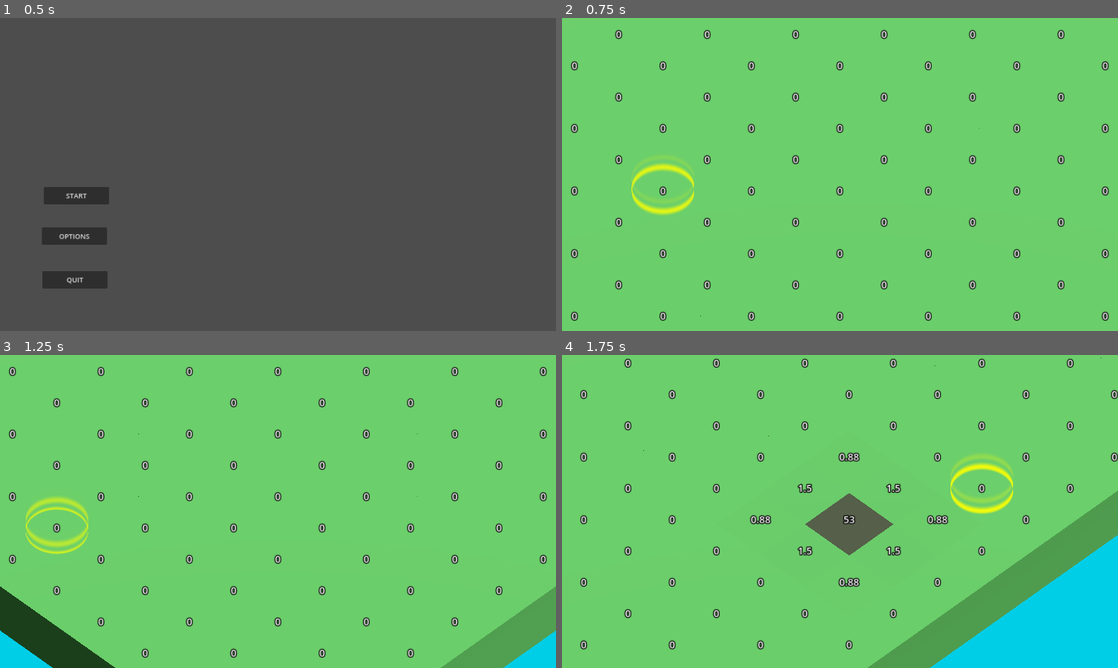
Above: before the commit, frames 1-4 (two rows, left to right).
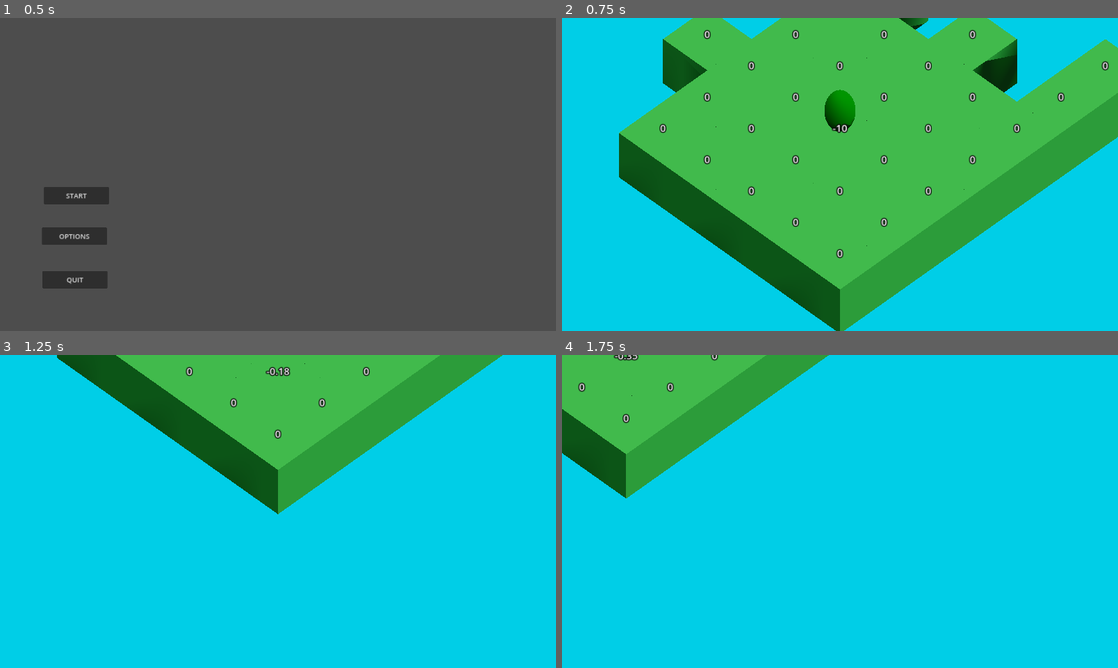
Above: after the commit, the same moments.

Repository: cyps8/FCapitalismJam2024
Game: Godot game, scene res://Nodes/Scenes/root.tscn
The game is run twice, just before and just after one commit, with the same random seed, the same clock (stepped at 60 frames per second) and the same inputs.
Inputs (mouse positions are in pixels of both pictures, inside the frame that each line leads up to):
- Up to frame 1 (0.5 s): no input
- Up to frame 2 (0.75 s): click "START" at 0.5 s
- Up to frame 3 (1.25 s): no input
- Up to frame 4 (1.75 s): move the mouse to (962, 495) at 1.27 s; hold D (MoveRight) from 1.28 s (still down); click (962, 495) at 1.35 s

Frame 1 is identical in both runs. In frame 2, 99% of the frame differs, in the area x 0-100%, y 0-100%; in frame 3, 99%; in frame 4, 93%.

Commit message:
[+Added] Trees

Diff:
--- a/Nodes/Game/tile.tscn
+++ b/Nodes/Game/tile.tscn
@@ -4,7 +4,10 @@
 
 [sub_resource type="StandardMaterial3D" id="StandardMaterial3D_gkaye"]
 resource_local_to_scene = true
+diffuse_mode = 3
+specular_mode = 1
 albedo_color = Color(0.239216, 0.454902, 0.239216, 1)
+metallic_specular = 0.0
 
 [sub_resource type="BoxMesh" id="BoxMesh_1wqv5"]
 resource_local_to_scene = true
@@ -18,7 +21,7 @@
 [node name="Tile" type="StaticBody3D" groups=["Tile"]]
 script = ExtResource("1_64qnr")
 healthyColor = Color(0.239216, 0.454902, 0.239216, 1)
-unhealthyColor = Color(0.145098, 0, 0.0941176, 1)
+unhealthyColor = Color(0.25098, 0, 0.172549, 1)
 
 [node name="Mesh" type="MeshInstance3D" parent="."]
 mesh = SubResource("BoxMesh_1wqv5")
@@ -35,6 +38,7 @@
 [node name="DebugPollution" type="Label3D" parent="."]
 transform = Transform3D(1, 0, 0, 0, 1, 0, 0, 0, 1, 0, 0.608642, 0)
 billboard = 1
+no_depth_test = true
 text = "0.0"
 
 [connection signal="body_entered" from="Influence" to="." method="UpdateArea" binds= [true]]
--- a/Nodes/Scenes/game.tscn
+++ b/Nodes/Scenes/game.tscn
@@ -9,6 +9,7 @@
 [ext_resource type="Material" uid="uid://cce82tpone5t1" path="res://Resources/Materials/select.tres" id="6_51g8b"]
 [ext_resource type="Script" path="res://Scripts/Game/HUD.gd" id="6_lk4ri"]
 [ext_resource type="PackedScene" uid="uid://6l6ywq8ju052" path="res://Nodes/Game/tile.tscn" id="7_hclv6"]
+[ext_resource type="Script" path="res://Scripts/Game/Tree.gd" id="9_5l1kd"]
 
 [sub_resource type="CylinderMesh" id="CylinderMesh_0v1by"]
 height = 0.5
@@ -18,7 +19,18 @@
 background_color = Color(0, 0.807843, 0.905882, 1)
 ambient_light_source = 2
 ambient_light_color = Color(0.47451, 0.47451, 0.47451, 1)
-tonemap_mode = 2
+tonemap_mode = 3
+
+[sub_resource type="StandardMaterial3D" id="StandardMaterial3D_cccp3"]
+diffuse_mode = 3
+specular_mode = 1
+albedo_color = Color(0, 0.392157, 0, 1)
+metallic_specular = 0.0
+
+[sub_resource type="SphereMesh" id="SphereMesh_xyqoy"]
+material = SubResource("StandardMaterial3D_cccp3")
+radius = 0.25
+height = 0.8
 
 [node name="GameScene" type="Node"]
 script = ExtResource("1_5uuef")
@@ -102,6 +114,110 @@
 [node name="Env" type="WorldEnvironment" parent="Game/World"]
 environment = SubResource("Environment_jfl3x")
 
+[node name="Tiles" type="Node3D" parent="Game/World"]
+
+[node name="Tile" parent="Game/World/Tiles" instance=ExtResource("7_hclv6")]
+
+[node name="Tree" type="Node3D" parent="Game/World/Tiles/Tile" groups=["Object"]]
+script = ExtResource("9_5l1kd")
+
+[node name="Mesh" type="MeshInstance3D" parent="Game/World/Tiles/Tile/Tree"]
+transform = Transform3D(1, 0, 0, 0, 1, 0, 0, 0, 1, 0, 1, 0)
+mesh = SubResource("SphereMesh_xyqoy")
+
+[node name="Tile2" parent="Game/World/Tiles" instance=ExtResource("7_hclv6")]
+transform = Transform3D(1, 0, 0, 0, 1, 0, 0, 0, 1, 1, 0, 0)
+
+[node name="Tile3" parent="Game/World/Tiles" instance=ExtResource("7_hclv6")]
+transform = Transform3D(1, 0, 0, 0, 1, 0, 0, 0, 1, 1, 0, 1)
+
+[node name="Tile4" parent="Game/World/Tiles" instance=ExtResource("7_hclv6")]
+transform = Transform3D(1, 0, 0, 0, 1, 0, 0, 0, 1, 0, 0, 1)
+
+[node name="Tile5" parent="Game/World/Tiles" instance=ExtResource("7_hclv6")]
+transform = Transform3D(1, 0, 0, 0, 1, 0, 0, 0, 1, 0, 0, 2)
+
+[node name="Tile6" parent="Game/World/Tiles" instance=ExtResource("7_hclv6")]
+transform = Transform3D(1, 0, 0, 0, 1, 0, 0, 0, 1, 1, 0, 2)
+
+[node name="Tile7" parent="Game/World/Tiles" instance=ExtResource("7_hclv6")]
+transform = Transform3D(1, 0, 0, 0, 1, 0, 0, 0, 1, 2, 0, 2)
+
+[node name="Tile8" parent="Game/World/Tiles" instance=ExtResource("7_hclv6")]
+transform = Transform3D(1, 0, 0, 0, 1, 0, 0, 0, 1, 2, 0, 1)
+
+[node name="Tile9" parent="Game/World/Tiles" instance=ExtResource("7_hclv6")]
+transform = Transform3D(1, 0, 0, 0, 1, 0, 0, 0, 1, 2, 0, 0)
+
+[node name="Tile10" parent="Game/World/Tiles" instance=ExtResource("7_hclv6")]
+transform = Transform3D(1, 0, 0, 0, 1, 0, 0, 0, 1, 2, 0, -1)
+
+[node name="Tile11" parent="Game/World/Tiles" instance=ExtResource("7_hclv6")]
+transform = Transform3D(1, 0, 0, 0, 1, 0, 0, 0, 1, 1, 0, -1)
+
+[node name="Tile12" parent="Game/World/Tiles" instance=ExtResource("7_hclv6")]
+transform = Transform3D(1, 0, 0, 0, 1, 0, 0, 0, 1, 0, 0, -1)
+
+[node name="Tile13" parent="Game/World/Tiles" instance=ExtResource("7_hclv6")]
+transform = Transform3D(1, 0, 0, 0, 1, 0, 0, 0, 1, -1, 0, -1)
+
+[node name="Tile14" parent="Game/World/Tiles" instance=ExtResource("7_hclv6")]
+transform = Transform3D(1, 0, 0, 0, 1, 0, 0, 0, 1, -2, 0, -1)
+
+[node name="Tile15" parent="Game/World/Tiles" instance=ExtResource("7_hclv6")]
+transform = Transform3D(1, 0, 0, 0, 1, 0, 0, 0, 1, -2, 0, 0)
+
+[node name="Tile16" parent="Game/World/Tiles" instance=ExtResource("7_hclv6")]
+transform = Transform3D(1, 0, 0, 0, 1, 0, 0, 0, 1, -1, 0, 0)
+
+[node name="Tile17" parent="Game/World/Tiles" instance=ExtResource("7_hclv6")]
+transform = Transform3D(1, 0, 0, 0, 1, 0, 0, 0, 1, -1, 0, 1)
+
+[node name="Tile18" parent="Game/World/Tiles" instance=ExtResource("7_hclv6")]
+transform = Transform3D(1, 0, 0, 0, 1, 0, 0, 0, 1, -2, 0, 1)
+
+[node name="Tile19" parent="Game/World/Tiles" instance=ExtResource("7_hclv6")]
+transform = Transform3D(1, 0, 0, 0, 1, 0, 0, 0, 1, -2, 0, 2)
+
+[node name="Tile20" parent="Game/World/Tiles" instance=ExtResource("7_hclv6")]
+transform = Transform3D(1, 0, 0, 0, 1, 0, 0, 0, 1, -1, 0, 2)
+
+[node name="Tile21" parent="Game/World/Tiles" instance=ExtResource("7_hclv6")]
+transform = Transform3D(1, 0, 0, 0, 1, 0, 0, 0, 1, -1, 0, -2)
+
+[node name="Tile22" parent="Game/World/Tiles" instance=ExtResource("7_hclv6")]
+transform = Transform3D(1, 0, 0, 0, 1, 0, 0, 0, 1, -2, 0, -2)
+
+[node name="Tile23" parent="Game/World/Tiles" instance=ExtResource("7_hclv6")]
+transform = Transform3D(1, 0, 0, 0, 1, 0, 0, 0, 1, 0, 0, -2)
+
+[node name="Tile24" parent="Game/World/Tiles" instance=ExtResource("7_hclv6")]
+transform = Transform3D(1, 0, 0, 0, 1, 0, 0, 0, 1, 1, 0, -2)
+
+[node name="Tile25" parent="Game/World/Tiles" instance=ExtResource("7_hclv6")]
+transform = Transform3D(1, 0, 0, 0, 1, 0, 0, 0, 1, 2, 0, -2)
+
+[node name="Tile26" parent="Game/World/Tiles" instance=ExtResource("7_hclv6")]
+transform = Transform3D(1, 0, 0, 0, 1, 0, 0, 0, 1, 2, 0, -4)
+
+[node name="Tile27" parent="Game/World/Tiles" instance=ExtResource("7_hclv6")]
+transform = Transform3D(1, 0, 0, 0, 1, 0, 0, 0, 1, 2, 0, -3)
+
+[node name="Tile28" parent="Game/World/Tiles" instance=ExtResource("7_hclv6")]
+transform = Transform3D(1, 0, 0, 0, 1, 0, 0, 0, 1, -2, 0, -3)
+
+[node name="Tile29" parent="Game/World/Tiles" instance=ExtResource("7_hclv6")]
+transform = Transform3D(1, 0, 0, 0, 1, 0, 0, 0, 1, -4, 0, -3)
+
+[node name="Tile30" parent="Game/World/Tiles" instance=ExtResource("7_hclv6")]
+transform = Transform3D(1, 0, 0, 0, 1, 0, 0, 0, 1, -3, 0, -3)
+
+[node name="Tile31" parent="Game/World/Tiles" instance=ExtResource("7_hclv6")]
+transform = Transform3D(1, 0, 0, 0, 1, 0, 0, 0, 1, -3, 0, 0)
+
+[node name="Tile32" parent="Game/World/Tiles" instance=ExtResource("7_hclv6")]
+transform = Transform3D(1, 0, 0, 0, 1, 0, 0, 0, 1, 0, 0, -3)
+
 [node name="HUD" type="CanvasLayer" parent="Game"]
 layer = 5
 script = ExtResource("6_lk4ri")
--- a/Scripts/Game/Tile.gd
+++ b/Scripts/Game/Tile.gd
@@ -26,9 +26,12 @@
             tilesInArea.erase(body)
 
 func SendPollution():
+    for objects in get_children():
+        if objects.is_in_group("Object"):
+            objects.OnTick()
+
     for tile in tilesInArea:
-        tile.gatheredPollution += ((directPollution / 1.5) + (indirectPollution / 4.0)) * (2 - position.distance_to(tile.position))
-
+        tile.gatheredPollution += ((directPollution / 1.5) + (indirectPollution / 5.0)) * (2 - position.distance_to(tile.position))
 
 func ApplyIndirect():
     indirectPollution += gatheredPollution * 0.05
--- /dev/null
+++ b/Scripts/Game/Tree.gd
@@ -0,0 +1,4 @@
+extends Node3D
+
+func OnTick():
+	get_parent().directPollution = -10.0
--- a/Scripts/Game/World.gd
+++ b/Scripts/Game/World.gd
@@ -16,13 +16,15 @@
 func _ready():
 	select = $Select
 	select.visible = false
-	for i in range(15):
-		for j in range(15):
-			var tile = tileIns.instantiate()
-			tile.position = Vector3(i, 0, j)
-			add_child(tile)
-			tilesInWorld.append(tile)
-	Cam.ins.Focus(Vector3(7, 0, 7), false)
+	for tile in $Tiles.get_children():
+		tilesInWorld.append(tile)
+	# for i in range(15):
+	# 	for j in range(15):
+	# 		var tile = tileIns.instantiate()
+	# 		tile.position = Vector3(i, 0, j)
+	# 		$Tiles.add_child(tile)
+	# 		tilesInWorld.append(tile)
+	# Cam.ins.Focus(Vector3(7, 0, 7), false)
 
 func _process(dt):
 	var tile = SelectRay()
Not shown: 1 places in Nodes/Scenes/game.tscn that only renumber resources
